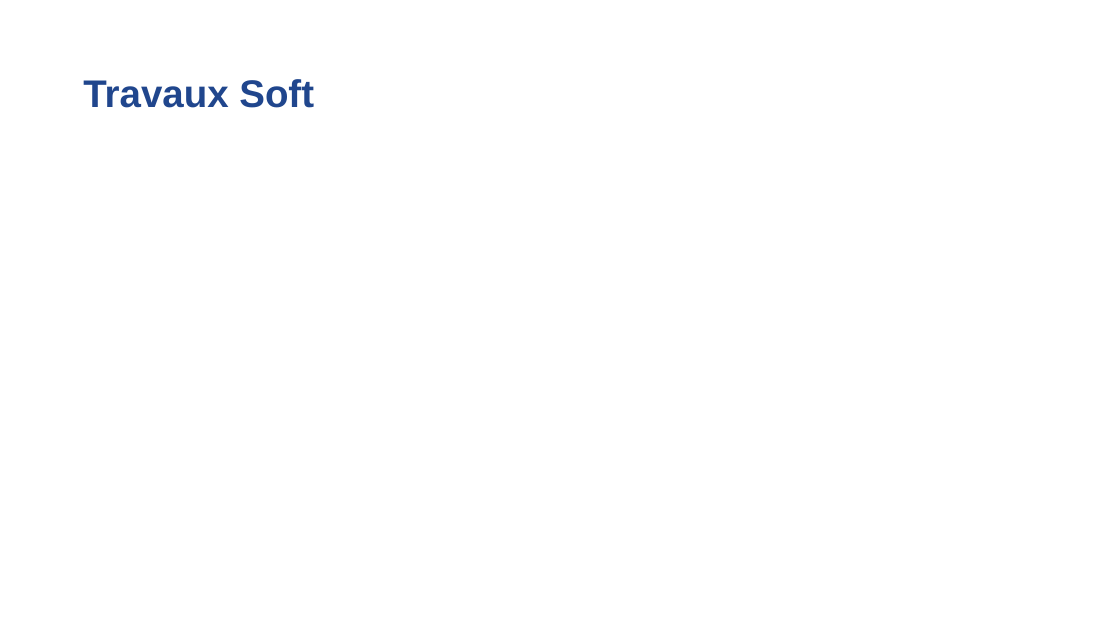
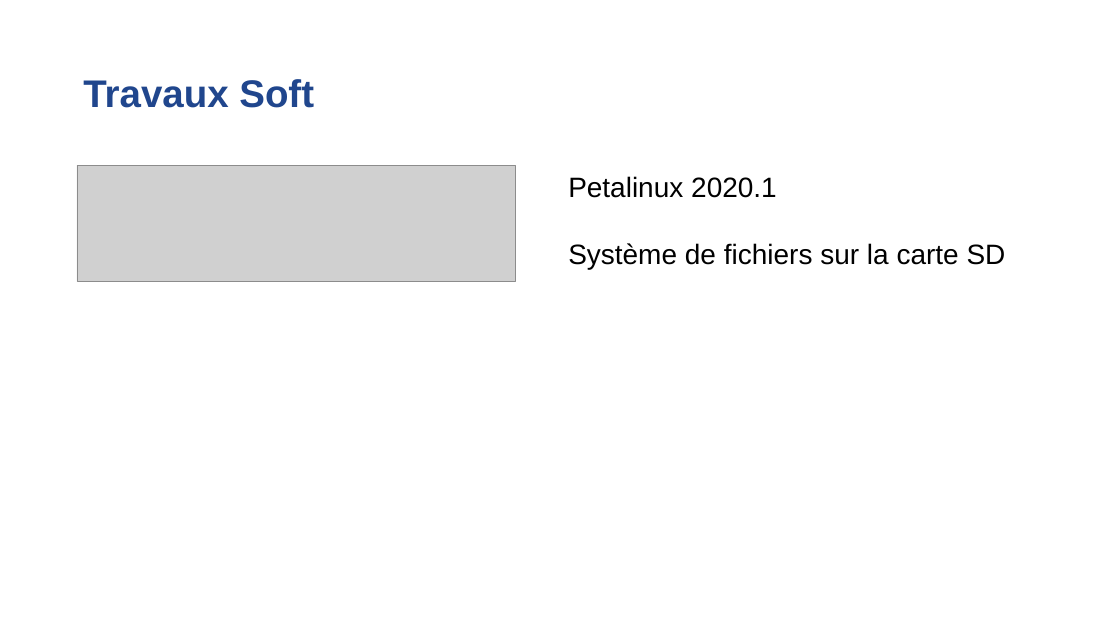
Before and after one commit to Laffargue-ElsysDesign/Robot_Surveillance_V3, a slide deck: slide 5 of GestionDeProjet/Reunions/Reunion 20_05_2022/Reunion_avancement20_05_22.pptx. Drawn at 1120x630 pixels with LibreOffice and Linux fonts; fonts in the diff are those of the drawing; grey boxes stand for pictures; background and template pictures are left out. Boxes give left, top, right and bottom in pixels: in the first picture for what was removed or moved away, otherwise in the second. Text is boxed around its words. In the diff, an @@ line names an element or a change of style, - is before the commit and + after.

```diff
--- a/GestionDeProjet/Reunions/Reunion 20_05_2022/Reunion_avancement20_05_22.pptx
+++ b/GestionDeProjet/Reunions/Reunion 20_05_2022/Reunion_avancement20_05_22.pptx
@@ picture added at <box>77,166,516,282</box> @@
@@ text added at <box>568,176,1006,269</box>, 24 pt, text #000000 @@
+Petalinux 2020.1
+Système de fichiers sur la carte SD
```
Also in this commit, not shown: 2 slides added.
